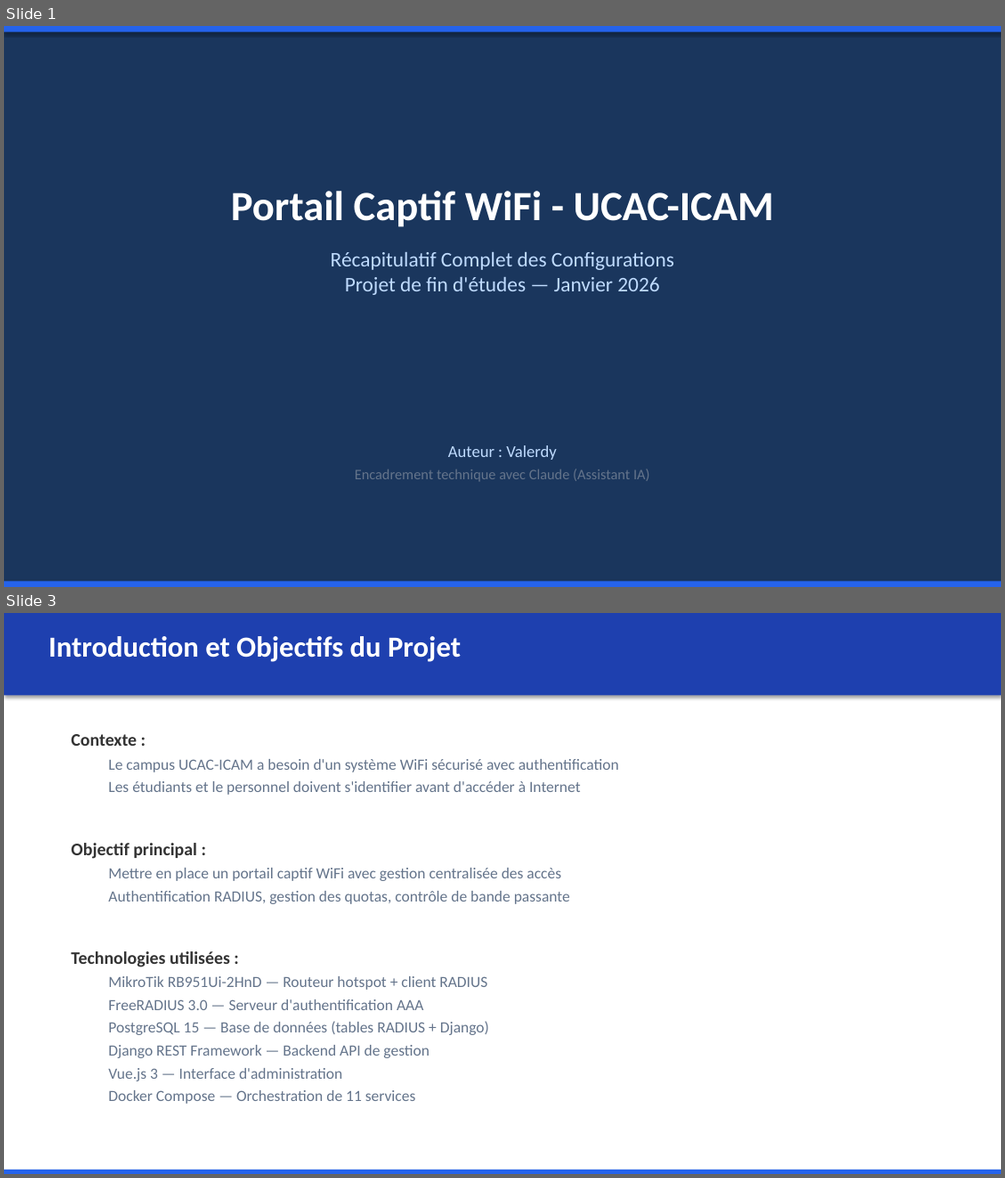
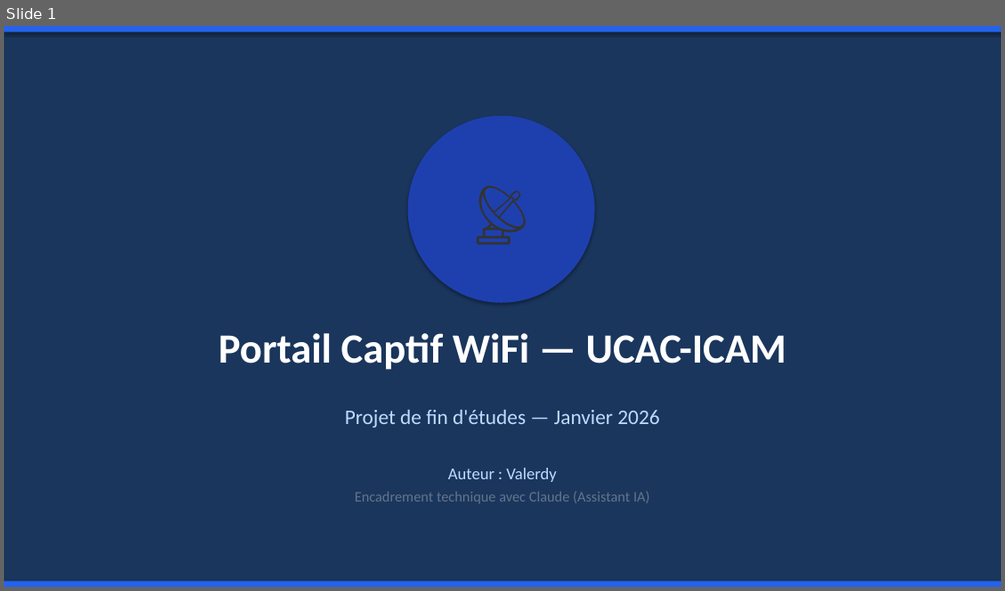
Before and after one commit to Valerdy/captive-portal, a slide deck: Presentation_Portail_Captif_UCAC_ICAM.pptx. Shown one above the other, each under a label of ours: slides 1 and 3 before the commit, slide 1 after it; the slides between them are not shown. The pictures are 1005x1178 and 1005x591 pixels, drawn with LibreOffice and Linux fonts; fonts in the diff are those of the drawing. Boxes give left, top, right and bottom in pixels: in the first picture for what was removed or moved away, otherwise in the second. Text is boxed around its words. In the diff, an @@ line names an element or a change of style, - is before the commit and + after.

```diff
--- a/Presentation_Portail_Captif_UCAC_ICAM.pptx
+++ b/Presentation_Portail_Captif_UCAC_ICAM.pptx
@@ slide 3 removed at (4,613,1001,1174), background #FFFFFF @@
@@ rectangle removed at (4,613,1001,695) @@
@@ text removed at (48,636,461,662) @@
-Introduction et Objectifs du Projet
@@ text removed at (71,734,619,1103) @@
-Contexte :
-  Le campus UCAC-ICAM a besoin d'un système WiFi sécurisé avec authentification
-  Les étudiants et le personnel doivent s'identifier avant d'accéder à Internet
-Objectif principal :
-  Mettre en place un portail captif WiFi avec gestion centralisée des accès
-  Authentification RADIUS, gestion des quotas, contrôle de bande passante
-Technologies utilisées :
-  MikroTik RB951Ui-2HnD — Routeur hotspot + client RADIUS
-  FreeRADIUS 3.0 — Serveur d'authentification AAA
-  PostgreSQL 15 — Base de données (tables RADIUS + Django)
-  Django REST Framework — Backend API de gestion
-  Vue.js 3 — Interface d'administration
-  Docker Compose — Orchestration de 11 services
@@ rectangle removed at (4,1169,1001,1174) @@
@@ slide 1 changed as well @@
@@ ellipse added at (408,116,595,303), fill #1E40AF, 60 pt, text #333333 @@
+📡
@@ text added at (218,333,786,370), 40 pt, text #FFFFFF, bold @@
+Portail Captif WiFi — UCAC-ICAM
@@ text at (345,410,659,427): text changed @@
-Portail Captif WiFi - UCAC-ICAM
-Récapitulatif Complet des Configurations
-Projet de fin d'études — Janvier 2026
+Projet de fin d'études — Janvier 2026
@@ text "Auteur : Valerdy": place and size @@
-text "Auteur : Valerdy" at (355,445,650,481)
+text "Auteur : Valerdy" at (355,467,650,503)
```
Also in this commit, not shown: 9 other slides changed, 9 slides added, 22 other slides removed, 1 other file.
